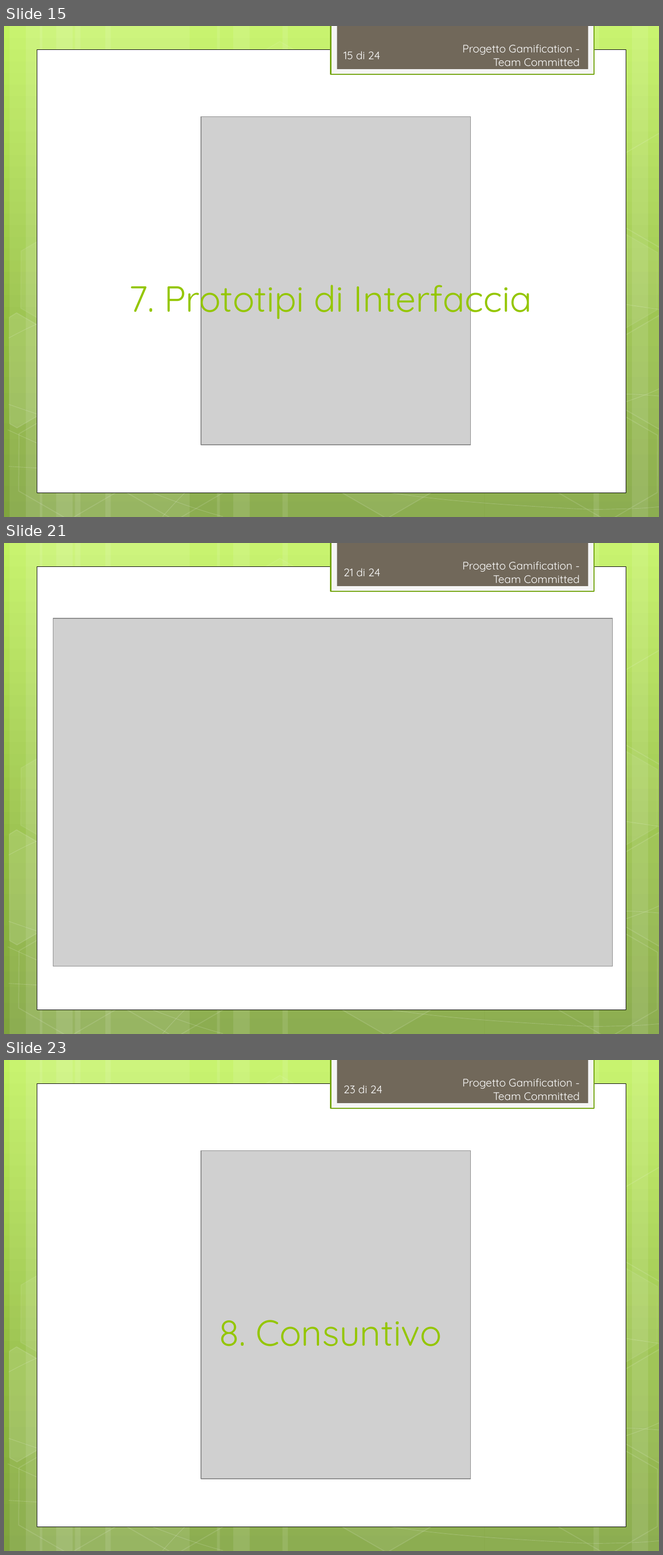
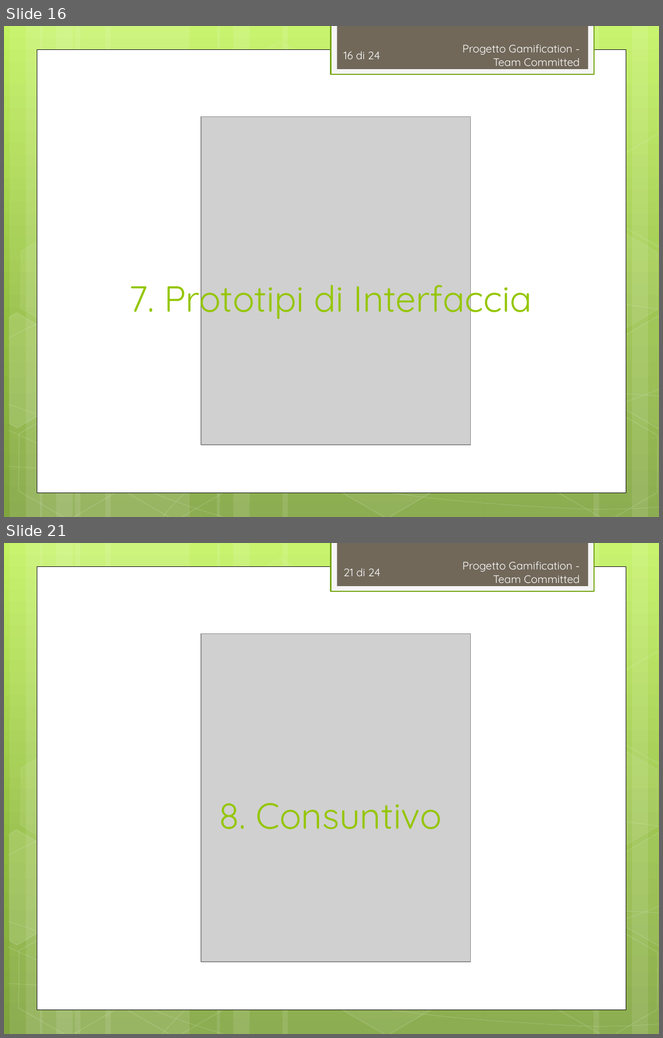
Before and after one commit to TeamCommitted/Team-Committed---Documenti, a slide deck: RP/Esterni/Presentazione/RP-Presentazione.pptx. Shown one above the other, each under a label of ours: slides 15, 21 and 23 before the commit, slides 16 and 21 after it; the slides between them are not shown. The pictures are 663x1555 and 663x1038 pixels, drawn with LibreOffice and Linux fonts; fonts in the diff are those of the drawing; grey boxes stand for pictures. Boxes give left, top, right and bottom in pixels: in the first picture for what was removed or moved away, otherwise in the second. Text is boxed around its words. In the diff, an @@ line names an element or a change of style, - is before the commit and + after.

```diff
--- a/RP/Esterni/Presentazione/RP-Presentazione.pptx
+++ b/RP/Esterni/Presentazione/RP-Presentazione.pptx
@@ slide 21 removed at (4, 543, 659, 1034), background gradient #C3F35F to #93BF3F to #81A53E; not listed: 31 template elements that a slide beside it also shows @@
@@ page number removed at (344, 568, 381, 576) @@
-21 di 24
@@ text removed at (463, 561, 580, 583) @@
-Progetto Gamification - Team Committed
@@ picture removed at (53, 618, 613, 967) @@
@@ what was slide 15 is now slide 16 @@
@@ page number at (344, 51, 380, 59): text changed @@
-15 di 24
+16 di 24
@@ what was slide 23 is now slide 21 @@
@@ page number at (344, 568, 381, 576): text changed @@
-23 di 24
+21 di 24
```
Also in this commit, not shown: 11 slides changed, 1 other slide removed, 2 other files.
